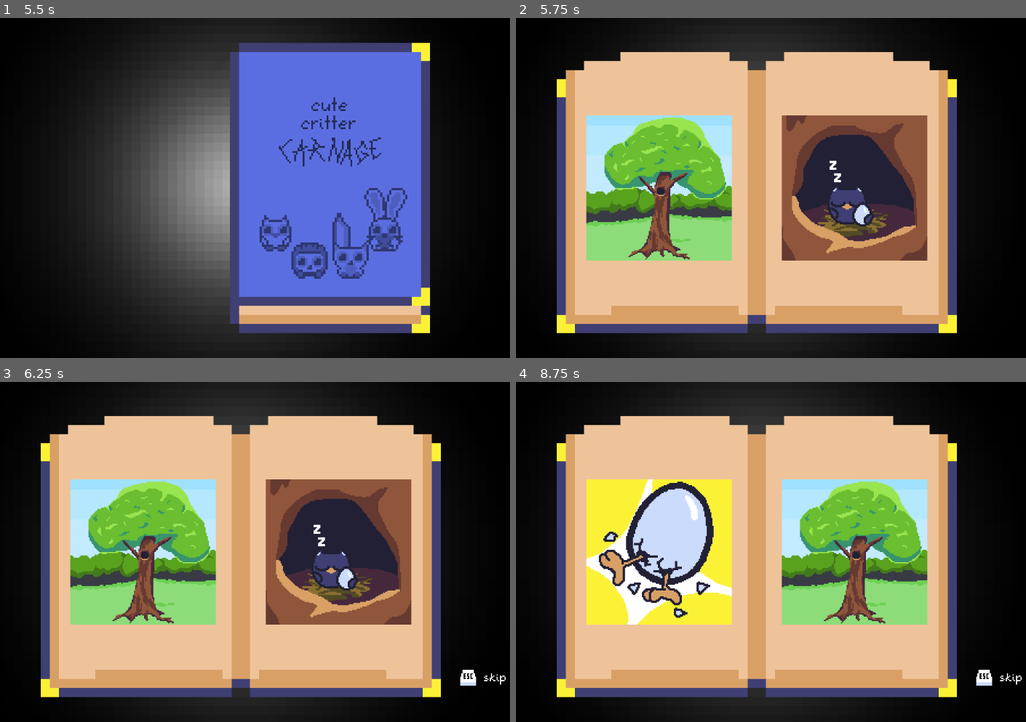
Above: before the commit, frames 1-4 (two rows, left to right).
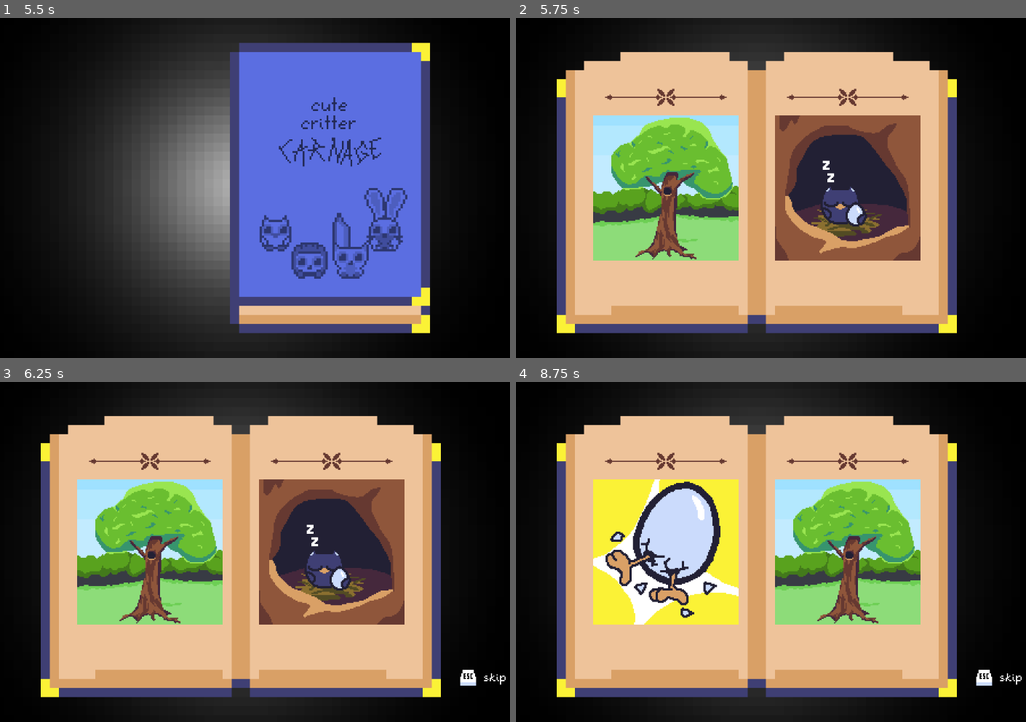
Above: after the commit, the same moments.

Repository: atka66/cccc
Game: Godot game, scene res://menu/Splash.tscn
Same seed, same stepped clock (60 frames per second), same inputs: the game is played once before the commit and once after it. Sound files missing from this copy of the repository are replaced by a short silence.
Inputs:
- Up to frame 1 (5.5 s): tap Enter at 0.5 s; hold D (right_1) 0.53-2.03 s; tap S (dash_1) at 0.6, 5.1 s; tap W (jump_1) at 0.77, 1.52, 3.02, 3.77, 4.52 s; tap Down (dash_2) at 1.35 s; tap R (reset) at 2, 2.75, 4.25, 5 s; hold A (left_1) 2.03-2.78 s; tap X (death_1) at 2.1 s; hold D (right_1) 2.78-4.28 s; tap L (death_2) at 2.85 s; tap Left (left_2) at 3.6 s; hold A (left_1) 4.28-5.03 s; tap Right (right_2) at 4.35 s; hold D (right_1) from 5.03 s (still down)
- Up to frame 2 (5.75 s): keep holding D (right_1)
- Up to frame 3 (6.25 s): release D (right_1) at 5.78 s; hold A (left_1) from 5.78 s (still down); tap Down (dash_2) at 5.85 s; tap W (jump_1) at 6.02 s
- Up to frame 4 (8.75 s): tap R (reset) at 6.5 s; tap X (death_1) at 6.6 s; tap W (jump_1) at 6.77, 7.52 s; release A (left_1) at 7.28 s; hold D (right_1) from 7.28 s (still down); tap L (death_2) at 7.35 s; tap Left (left_2) at 8.1 s

Frame 1 is identical in both runs. In frame 2, 9.3% of the frame differs, in the area x 13-81%, y 20-72%; in frame 3, 9.3%; in frame 4, 10%.

Commit message:
divider for book

Diff:
--- a/menu/Story.tscn
+++ b/menu/Story.tscn
@@ -9,6 +9,7 @@
 [ext_resource path="res://sprites/book_title.png" type="Texture" id=7]
 [ext_resource path="res://objects/system/label/CustomLabel.tscn" type="PackedScene" id=8]
 [ext_resource path="res://res/skip_sprite.tres" type="SpriteFrames" id=9]
+[ext_resource path="res://sprites/book_divider_1.png" type="Texture" id=10]
 
 [sub_resource type="Animation" id=5]
 resource_name = "appear"
@@ -383,7 +384,6 @@
 frame = 2
 
 [node name="Opened" type="Node2D" parent="Book"]
-visible = false
 
 [node name="BookLeftSprite" type="Sprite" parent="Book/Opened"]
 position = Vector2( -176, 0 )
@@ -392,15 +392,20 @@
 hframes = 2
 frame = 1
 
+[node name="DividerLeft" type="Sprite" parent="Book/Opened/BookLeftSprite"]
+position = Vector2( 1, -10 )
+scale = Vector2( 0.125, 0.125 )
+texture = ExtResource( 10 )
+
 [node name="ChapterLabel" parent="Book/Opened/BookLeftSprite" instance=ExtResource( 8 )]
-position = Vector2( -7, -11 )
+position = Vector2( -2, -12.5 )
 scale = Vector2( 0.0625, 0.0625 )
-fontSize = 4
+fontSize = 2
 color = Color( 0, 0, 0, 1 )
 animate = false
 
 [node name="StoryLeft" type="Sprite" parent="Book/Opened/BookLeftSprite"]
-position = Vector2( 0.25, 0 )
+position = Vector2( 1, 0 )
 scale = Vector2( 0.125, 0.125 )
 
 [node name="BookRightSprite" type="Sprite" parent="Book/Opened"]
@@ -411,8 +416,13 @@
 hframes = 2
 frame = 1
 
+[node name="DividerRight" type="Sprite" parent="Book/Opened/BookRightSprite"]
+position = Vector2( -1, -10 )
+scale = Vector2( 0.125, 0.125 )
+texture = ExtResource( 10 )
+
 [node name="StoryRight" type="Sprite" parent="Book/Opened/BookRightSprite"]
-position = Vector2( -0.25, 0 )
+position = Vector2( -1, 0 )
 scale = Vector2( 0.125, 0.125 )
 
 [node name="Dim" type="ColorRect" parent="."]
--- a/objects/system/menu/Menu.tscn
+++ b/objects/system/menu/Menu.tscn
@@ -10,6 +10,8 @@
 [ext_resource path="res://sprites/player_owl.png" type="Texture" id=8]
 [ext_resource path="res://sounds/jump_1_3.ogg" type="AudioStream" id=9]
 [ext_resource path="res://sounds/jump_1_1.ogg" type="AudioStream" id=10]
+[ext_resource path="res://sprites/book_divider_1.png" type="Texture" id=11]
+[ext_resource path="res://sprites/book_divider_2.png" type="Texture" id=12]
 
 [sub_resource type="Animation" id=1]
 resource_name = "appear"
@@ -113,10 +115,35 @@
 hframes = 2
 frame = 1
 
+[node name="DividerLeft" type="Sprite" parent="."]
+position = Vector2( 180, 72 )
+texture = ExtResource( 11 )
+
+[node name="DividerLeftSub1" type="Sprite" parent="."]
+position = Vector2( 180, 138 )
+texture = ExtResource( 12 )
+
+[node name="DividerLeftSub2" type="Sprite" parent="."]
+position = Vector2( 180, 198 )
+texture = ExtResource( 12 )
+
+[node name="DividerRight" type="Sprite" parent="."]
+position = Vector2( 340, 72 )
+texture = ExtResource( 11 )
+
+[node name="DividerRightH" type="Sprite" parent="."]
+position = Vector2( 340, 160 )
+texture = ExtResource( 12 )
+
+[node name="DividerRightV" type="Sprite" parent="."]
+position = Vector2( 340, 160 )
+rotation = 1.5708
+texture = ExtResource( 12 )
+
 [node name="ControlsLabel" parent="." instance=ExtResource( 2 )]
-position = Vector2( 112, 60 )
+position = Vector2( 180, 52 )
 text = "controls"
-fontSize = 2
+alignment = 1
 color = Color( 0, 0, 0, 1 )
 animate = false
 
@@ -178,9 +205,9 @@
 animate = false
 
 [node name="HeroesLabel" parent="." instance=ExtResource( 2 )]
-position = Vector2( 284, 60 )
+position = Vector2( 340, 52 )
 text = "our heroes"
-fontSize = 2
+alignment = 1
 color = Color( 0, 0, 0, 1 )
 animate = false
 
@@ -188,7 +215,7 @@
 position = Vector2( 300, 96 )
 
 [node name="PlayerSelector1" parent="." instance=ExtResource( 3 )]
-position = Vector2( 372, 96 )
+position = Vector2( 380, 96 )
 playerId = 1
 
 [node name="PlayerSelector2" parent="." instance=ExtResource( 3 )]
@@ -196,7 +223,7 @@
 playerId = 2
 
 [node name="PlayerSelector3" parent="." instance=ExtResource( 3 )]
-position = Vector2( 372, 192 )
+position = Vector2( 380, 192 )
 playerId = 3
 
 [node name="AppearAudio" type="AudioStreamPlayer" parent="."]
Not shown: 1 places in menu/Story.tscn that only renumber resources
Not shown: 1 places in objects/system/menu/Menu.tscn that only renumber resources
Binary file added: sprites/book_divider_1.png
Not shown, added: sprites/book_divider_1.png.import
Binary file added: sprites/book_divider_2.png
Not shown, added: sprites/book_divider_2.png.import
